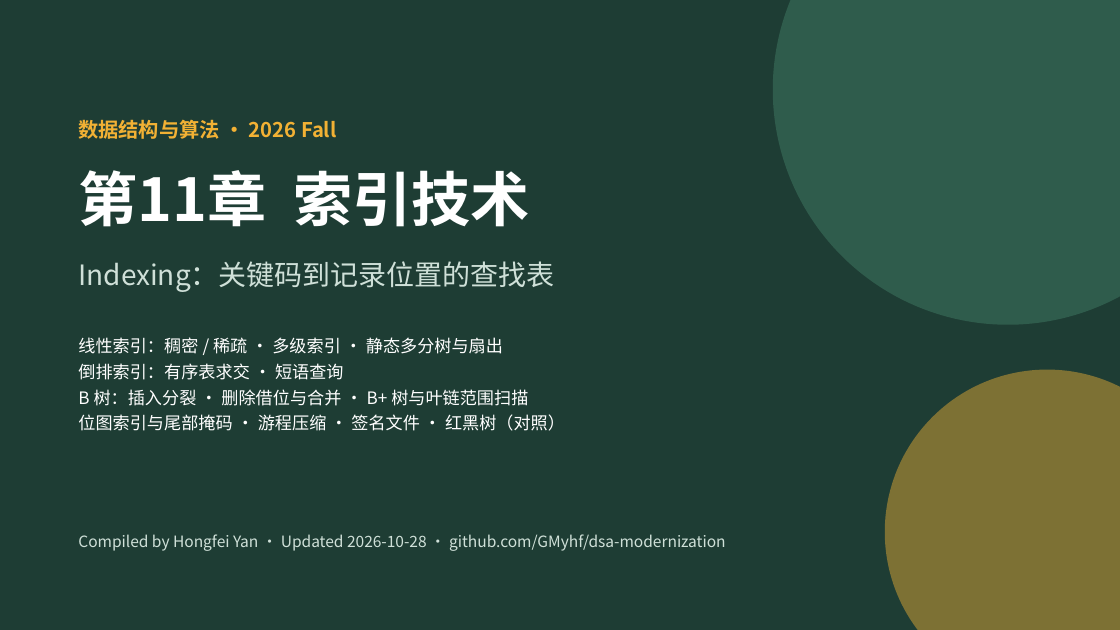
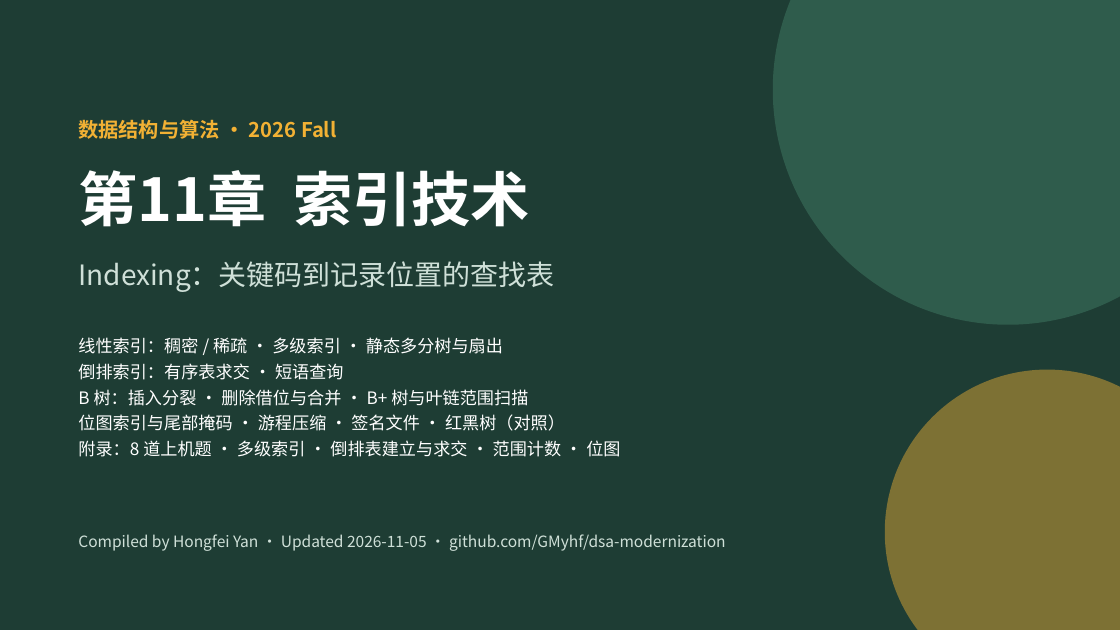
Before and after one commit to GMyhf/2026fall-cs201, a slide deck: slide 1 of courseware/202609_DSA_11_Index.pptx. Drawn at 1120x630 pixels with LibreOffice and Linux fonts; fonts in the diff are those of the drawing. Boxes give left, top, right and bottom in pixels: in the first picture for what was removed or moved away, otherwise in the second. Text is boxed around its words. In the diff, an @@ line names an element or a change of style, - is before the commit and + after.

```diff
--- a/courseware/202609_DSA_11_Index.pptx
+++ b/courseware/202609_DSA_11_Index.pptx
@@ text at bbox=[78, 440, 620, 457]: paragraph added @@
+附录：8 道上机题 · 多级索引 · 倒排表建立与求交 · 范围计数 · 位图
@@ text at bbox=[78, 534, 726, 551]: text changed @@
-Compiled by Hongfei Yan · Updated 2026-10-28 · github.com/GMyhf/dsa-modernization
+Compiled by Hongfei Yan · Updated 2026-11-05 · github.com/GMyhf/dsa-modernization
```
Also in this commit, not shown: 1 other slide changed, 9 slides added, 2 other files.
